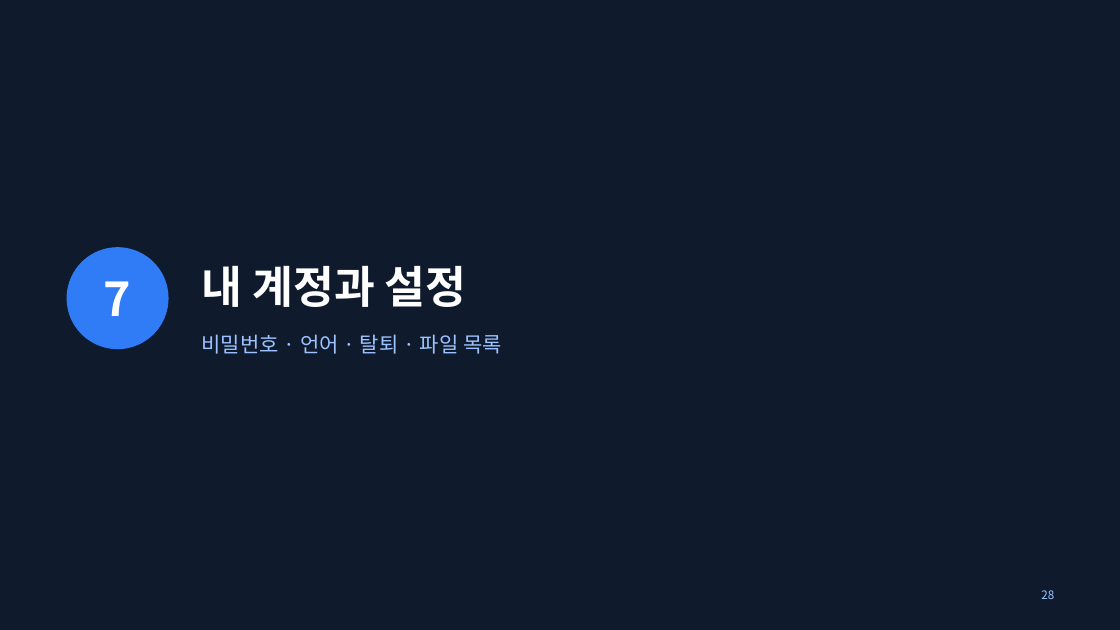
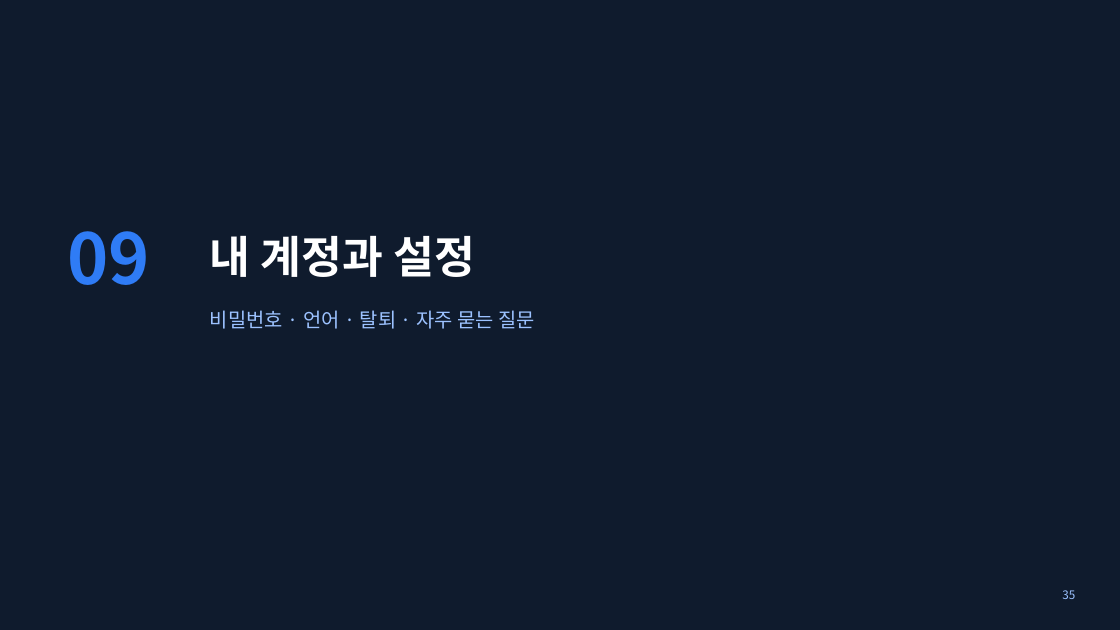
Before and after one commit to waceinc/vexplor-aas, a slide deck: slide 35 of VEXPLOR_AAS_Studio_user_manual.pptx (slide 28 before the commit). Drawn at 1120x630 pixels with LibreOffice and Linux fonts; fonts in the diff are those of the drawing. Boxes give left, top, right and bottom in pixels: in the first picture for what was removed or moved away, otherwise in the second. Text is boxed around its words. In the diff, an @@ line names an element or a change of style, - is before the commit and + after.

Commit message:
사용자 매뉴얼 새 판 (지금 화면 · 번호 표시 · 차례)

```diff
--- a/VEXPLOR_AAS_Studio_user_manual.pptx
+++ b/VEXPLOR_AAS_Studio_user_manual.pptx
@@ text added at [67, 231, 150, 285], 60 pt, text #2F7CF6, bold @@
+09
@@ title "내 계정과 설정": place and size @@
-title "내 계정과 설정" at [202, 266, 467, 307]
+title "내 계정과 설정" at [210, 236, 475, 277]
@@ ellipse removed at [67, 248, 168, 349] @@
@@ text removed at [104, 281, 132, 316] @@
-7
@@ text "비밀번호 · 언어 · 탈퇴 ..." at [210, 310, 535, 329]: vertical alignment top to middle @@
@@ text at [210, 310, 535, 329]: text changed; size 18 to 17 pt @@
-비밀번호 · 언어 · 탈퇴 · 파일 목록
+비밀번호 · 언어 · 탈퇴 · 자주 묻는 질문
@@ page number at [1062, 590, 1075, 599]: text changed @@
-28
+35
```
Also in this commit, not shown: 20 other slides changed, 18 slides added, 12 slides removed.
